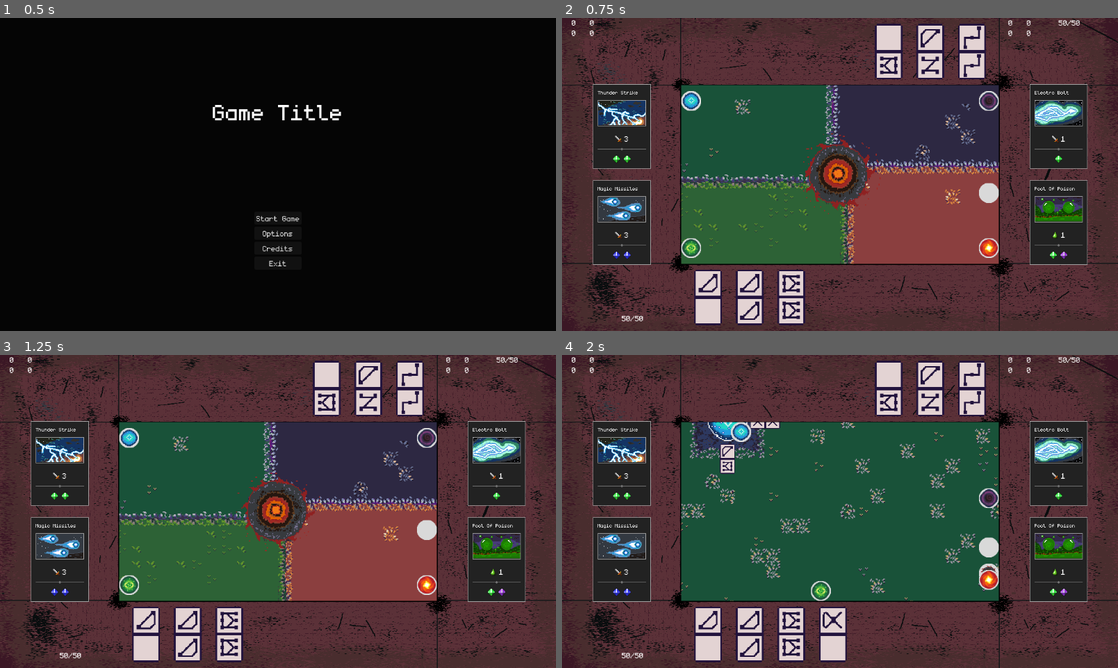
Above: before the commit, frames 1-4 (two rows, left to right).
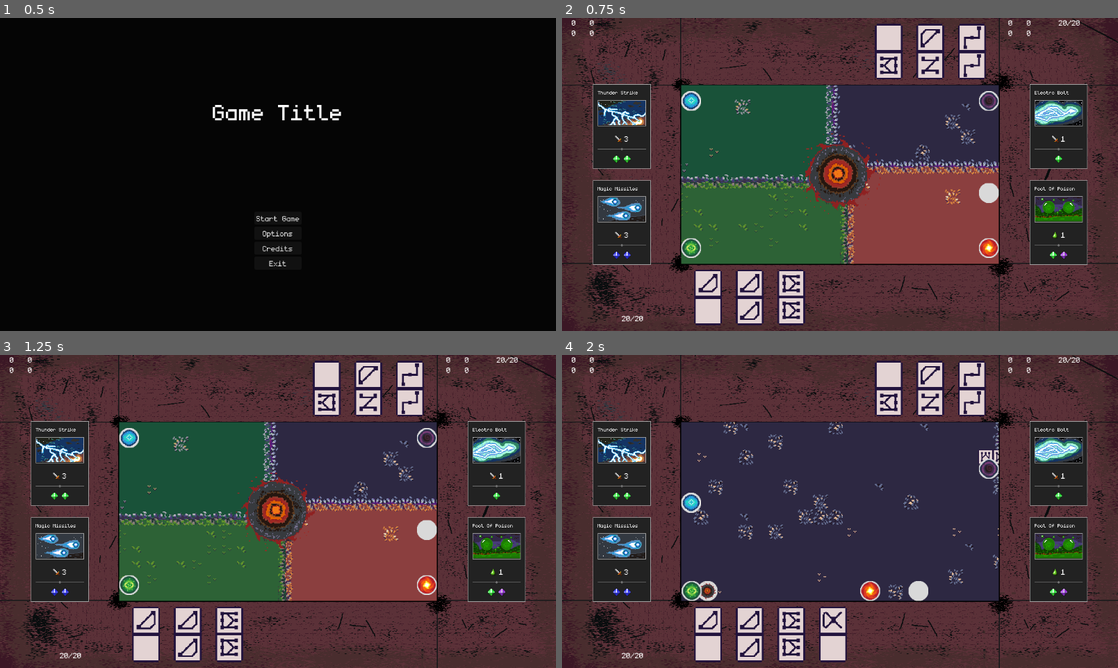
Above: after the commit, the same moments.

Repository: Juanxpeke/GD-BR2024
Game: Godot game, scene res://Core/GUI/MainMenu/main_menu.tscn
Two runs of this game, one before a commit and one after it. Both use one fixed random seed, a clock stepped at 60 frames per second and the inputs below. The engine's default icon, where the game draws it, is replaced by a stand-in: a white triangle on a blue panel in a dark square.
Inputs (mouse positions are in pixels of both pictures, inside the frame that each line leads up to):
- Up to frame 1 (0.5 s): no input
- Up to frame 2 (0.75 s): click "Start Game" at 0.5 s
- Up to frame 3 (1.25 s): no input
- Up to frame 4 (2 s): drag from (840, 511) to (990, 530) at 1.27 s

Frame 1 is identical in both runs. In frame 2, less than 0.1% of the frame differs, in the area x 10-93%, y 0-97%; in frame 3, less than 0.1%; in frame 4, 32%.

Commit message:
Improved IA stuff

Diff:
--- a/Core/Entity/Boss/Bob/bob.gd
+++ b/Core/Entity/Boss/Bob/bob.gd
@@ -1,15 +1,3 @@
 extends Boss
 
 # Public
-
-# Gets the best world play
-func get_best_world_play() -> WorldPlay:
-	var tower_placement_plays_ordered = Play.sort(get_tower_placement_plays())
-
-	if not tower_placement_plays_ordered.is_empty():
-		return tower_placement_plays_ordered[0]
-
-	if hand.dominoes.get_child_count() < GameManager.HAND_MAX_DOMINOES:
-		return DeckPlay.new()
-
-	return PassPlay.new()
--- a/Core/Entity/Boss/boss.gd
+++ b/Core/Entity/Boss/boss.gd
@@ -15,13 +15,36 @@
 	super()
 
 	if GameManager.current_match.is_turn_owner(self):
+		var best_skill_play = get_best_skill_play()
+
+		while best_skill_play != null:
+			await get_tree().create_timer(REACTION_TIME).timeout
+
+			best_skill_play.execute()
+			best_skill_play = get_best_skill_play()
+
 		await get_tree().create_timer(REACTION_TIME).timeout
 		get_best_world_play().execute()
 
 
 # Public
 
+# Gets the best skill play
+func get_best_skill_play() -> SkillPlay:
+	var skill_plays_ordered = Play.sort(get_skill_plays())
+
+	if not skill_plays_ordered.is_empty():
+		return skill_plays_ordered.back()
+
+	return null
+
 # Gets the best world play
 func get_best_world_play() -> WorldPlay:
-	assert(false, 'This function needs to be implemented in the child class')
-	return WorldPlay.new()
+	var tower_placement_plays = get_tower_placement_plays()
+	var deck_play = DeckPlay.new(self)
+	var pass_play = PassPlay.new(self)
+
+	var world_plays = tower_placement_plays + [deck_play] + [pass_play]
+	var world_plays_ordered = Play.sort(world_plays)
+
+	return world_plays_ordered.back()
--- a/Core/Entity/Plays/deck_play.gd
+++ b/Core/Entity/Plays/deck_play.gd
@@ -1,5 +1,13 @@
 class_name DeckPlay
 extends WorldPlay
+
+# Private
+
+# Constructor
+func _init(owner : Entity) -> void:
+	super(owner)
+	self.priority = Play.NEW_DOMINO_PRIORITY if owner.hand.dominoes.get_child_count() < GameManager.HAND_MAX_DOMINOES else 0.0
+
 
 # Public
 
--- a/Core/Entity/Plays/pass_play.gd
+++ b/Core/Entity/Plays/pass_play.gd
@@ -1,5 +1,13 @@
 class_name PassPlay
 extends WorldPlay
+
+# Private
+
+# Constructor
+func _init(owner : Entity) -> void:
+	super(owner)
+	self.priority = 0.0001
+
 
 # Public
 
--- a/Core/Entity/Plays/play.gd
+++ b/Core/Entity/Plays/play.gd
@@ -1,21 +1,27 @@
 class_name Play
 extends Object
 
-var value : float = 0.0
+const NEW_DOMINO_PRIORITY : float = 0.3
+const MINIMUM_USEFUL_MANA_PRIORITY : float = 0.2
+const SAVE_USELESS_MANA_PRIORITY : float = 0.1
+
+var owner : Entity
+var priority : float = 0.0
 var disabled : bool = false
 
 # Static
 
 # Sorts an array of plays based on its values
 static func sort(plays : Array) -> Array:
-	plays.sort_custom(func(p1, p2): return p1.value < p2.value)
+	plays.sort_custom(func(p1, p2): return p1.priority < p2.priority)
 	return plays
 
 
 # Private
 
 # Constructor
-func _init() -> void:
+func _init(owner : Entity) -> void:
+	self.owner = owner
 	GameManager.current_match.turn_ended.connect(_on_turn_ended)
 
 # Called when the current turn ends
@@ -28,4 +34,4 @@
 # Executes the play
 func execute() -> void:
 	assert(false, 'This function needs to be implemented in the child class')
-	return
+	pass
--- a/Core/Entity/Plays/skill_play.gd
+++ b/Core/Entity/Plays/skill_play.gd
@@ -6,17 +6,17 @@
 # Private
 
 # Constructor
-func _init(skill_index : int) -> void:
+func _init(owner : Entity, skill_index : int) -> void:
+	super(owner)
+
 	self.skill_index = skill_index
-	GameManager.current_match.turn_ended.connect(_on_turn_ended)
 
-# Called when the current turn ends
-func _on_turn_ended() -> void:
-	disabled = true
+	var skill = owner.current_skills[skill_index]
+	self.priority = skill.get_priority()
 
 
 # Public
 
 # Executes the play
 func execute() -> void:
-	var skill = GameManager.current_match.get_turn_owner().current_skills[skill_index]
+	owner.handle_skill_activation(skill_index)
--- a/Core/Entity/Plays/tower_placement_play.gd
+++ b/Core/Entity/Plays/tower_placement_play.gd
@@ -1,6 +1,7 @@
 class_name TowerPlacementPlay
 extends WorldPlay
 
+var tower : Tower
 var placement_component : PlacementComponent
 var placement_area_index : int
 var domino : Domino
@@ -9,12 +10,15 @@
 # Private
 
 # Constructor
-func _init(placement_component : PlacementComponent, domino : Domino, inverted : bool = false) -> void:
-	super()
+func _init(owner : Entity, tower : Tower, placement_component : PlacementComponent, domino : Domino, inverted : bool = false) -> void:
+	super(owner)
+	self.tower = tower
 	self.placement_component = placement_component
 	self.domino = domino
 	self.inverted = inverted
 	self.placement_area_index = GameManager.rng.randi_range(0, placement_component.get_free_placement_areas().size() - 1)
+
+	self.priority = owner.get_mana_priority(tower.mana_type)
 
 
 # Public
--- a/Core/Entity/entity.gd
+++ b/Core/Entity/entity.gd
@@ -6,15 +6,12 @@
 signal skills_changed()
 signal dead
 
-@export var health : int = 50
+@export var health : int = 20
 
 var current_health : int = health
 var current_manas : Array[int] = []
 var current_skills : Array[Skill] = []
 
-# Cache for the priority of manas needed in the current turn
-var manas_needed : Array[int] = []
-
 @onready var hand : Hand = %Hand
 
 # Private
@@ -22,7 +19,6 @@
 # Called when the node enters the scene tree for the first time
 func _ready() -> void:
 	current_manas.resize(GameManager.ManaType.size())
-	manas_needed.resize(GameManager.ManaType.size())
 
 	GameManager.match_setted.connect(_on_match_setted)
 
@@ -36,15 +32,7 @@
 func _on_turn_ended() -> void:
 	_refill_current_skills()
 
-	manas_needed.fill(0)
-
 	if GameManager.frozen: await GameManager.being_unfrozen
-
-# Updates the manas needed
-func _update_manas_needed() -> void:
-	for skill in current_skills:
-		for mana_type in range(manas_needed.size()):
-			manas_needed[mana_type] += max(current_manas[mana_type] - skill.manas_needed[mana_type], 0)
 
 # Refills the entity current skills
 func _refill_current_skills() -> void:
@@ -110,11 +98,19 @@
 	set_current_mana(current_manas[mana_type] - amount, mana_type)
 	# TODO: Floating number and animation logic (apart from world or skill stuff)
 
-# Gets the manas needed by the entity given the current skills in possesion
-func get_manas_needed() -> Array[int]:
-	if manas_needed == []:
-		_update_manas_needed()
-	return manas_needed
+# Gets the given mana priority
+func get_mana_priority(mana_type : GameManager.ManaType) -> float:
+	var mana_priority = 0.0
+
+	for skill in current_skills:
+		var skill_left_cost = get_skill_left_cost(skill)
+		assert(skill_left_cost != 0, "Free skill was not activated")
+
+		if skill.manas_needed[mana_type] > 0:
+			var skill_priority_factor = 1.0 / skill_left_cost
+			mana_priority += skill.get_priority() * skill_priority_factor
+
+	return mana_priority
 
 #endregion
 
@@ -135,19 +131,33 @@
 	current_skills.erase(skill)
 	skills_changed.emit()
 
-# Handles the skill in the given index activation
+# Gets the given skill left cost
+func get_skill_left_cost(skill : Skill) -> int:
+	var skill_left_cost = 0
+
+	for mana_type in range(skill.manas_needed.size()):
+		skill_left_cost += max(skill.manas_needed[mana_type] - current_manas[mana_type], 0)
+
+	return skill_left_cost
+
+# Returns true if the entity can activates the skill in the given index, false otherwise
+func can_activate_skill(skill_index : int) -> bool:
+	var skill = current_skills[skill_index]
+
+	for mana_type in range(skill.manas_needed.size()):
+		if current_manas[mana_type] < skill.manas_needed[mana_type]:
+			return false
+	return true
+
+# Handles the activation of the skill in the given index
 func handle_skill_activation(skill_index : int) -> void:
-	print('Handling skill activation')
 	var skill = current_skills[skill_index]
-
-	print('Current manas: ', current_manas)
 
 	var mana_consumption_calls = []
 	for mana_type in range(skill.manas_needed.size()):
 		if skill.manas_needed[mana_type] == 0:
 			continue
 		elif current_manas[mana_type] >= skill.manas_needed[mana_type]:
-			print('Added mcc: ', skill.manas_needed[mana_type], ' - ', mana_type)
 			var mana_consumption_call = Callable(func(): subtract_current_mana(skill.manas_needed[mana_type], mana_type))
 			mana_consumption_calls.append(mana_consumption_call)
 		else:
@@ -165,21 +175,30 @@
 
 #region Plays
 
+# Gets all the skill plays
+func get_skill_plays() -> Array[SkillPlay]:
+	var skill_plays : Array[SkillPlay] = []
+
+	for skill_index in range(current_skills.size()):
+		if not can_activate_skill(skill_index): continue
+
+		var skill_play = SkillPlay.new(self, skill_index)
+		skill_plays.append(skill_play)
+
+	return skill_plays
+
 # Gets all the tower placement plays
 func get_tower_placement_plays() -> Array[WorldPlay]:
 	var tower_placement_plays : Array[WorldPlay] = []
-	var manas_weights = get_manas_needed()
 
 	for tower in GameManager.current_world.towers.get_children():
 		for placement_component in tower.get_free_placement_components():
 			for domino in hand.dominoes.get_children():
 				if domino.dots.x == placement_component.dot:
-					var tower_placement_play = TowerPlacementPlay.new(placement_component, domino, false)
-					tower_placement_play.value = manas_weights[tower.mana_type]
+					var tower_placement_play = TowerPlacementPlay.new(self, tower, placement_component, domino, false)
 					tower_placement_plays.append(tower_placement_play)
 				if domino.dots.y == placement_component.dot:
-					var tower_placement_play = TowerPlacementPlay.new(placement_component, domino, true)
-					tower_placement_play.value = manas_weights[tower.mana_type]
+					var tower_placement_play = TowerPlacementPlay.new(self, tower, placement_component, domino, true)
 					tower_placement_plays.append(tower_placement_play)
 
 	return tower_placement_plays
--- a/Core/Entity/entity.tscn
+++ /dev/null
@@ -1,10 +0,0 @@
-[gd_scene load_steps=3 format=3 uid="uid://detb04st3sp85"]
-
-[ext_resource type="Script" path="res://Core/Entity/entity.gd" id="1_ujrho"]
-[ext_resource type="PackedScene" uid="uid://blhlb0sx0g14t" path="res://Core/Hand/hand.tscn" id="2_o4a1v"]
-
-[node name="Entity" type="Node2D"]
-script = ExtResource("1_ujrho")
-
-[node name="Hand" parent="." instance=ExtResource("2_o4a1v")]
-unique_name_in_owner = true
--- a/Core/Match/match.tscn
+++ b/Core/Match/match.tscn
@@ -53,6 +53,5 @@
 [node name="Bob" parent="Entities" instance=ExtResource("4_21v77")]
 position = Vector2(576, 12)
 rotation = 3.14159
-health = null
 
 [node name="HUD" parent="." instance=ExtResource("5_7q6vf")]
--- a/Global/Skills/Effects/TemporalEffects/temporal_effect.gd
+++ b/Global/Skills/Effects/TemporalEffects/temporal_effect.gd
@@ -44,6 +44,10 @@
 func apply_activation(caller : Entity) -> void:
 	assert(false, 'This function needs to be implemented in the child class')
 
+# Gets this effect priority
+func get_priority() -> float:
+	return value * duration
+
 
 # Class representing a temporal effect activation
 class Activation:
--- a/Global/Skills/Effects/effect.gd
+++ b/Global/Skills/Effects/effect.gd
@@ -10,3 +10,7 @@
 # Applies this effect
 func apply(_caller : Entity) -> void:
 	assert(false, 'This function needs to be implemented in the child class')
+
+# Gets this effect priority
+func get_priority() -> float:
+	return value
--- a/Global/Skills/skill.gd
+++ b/Global/Skills/skill.gd
@@ -19,3 +19,12 @@
 
 	for effect in effects:
 		effect.apply(caller)
+
+# Gets this skill priority
+func get_priority() -> float:
+	var priority = 0.0
+
+	for effect in effects:
+		priority += effect.get_priority()
+
+	return priority
